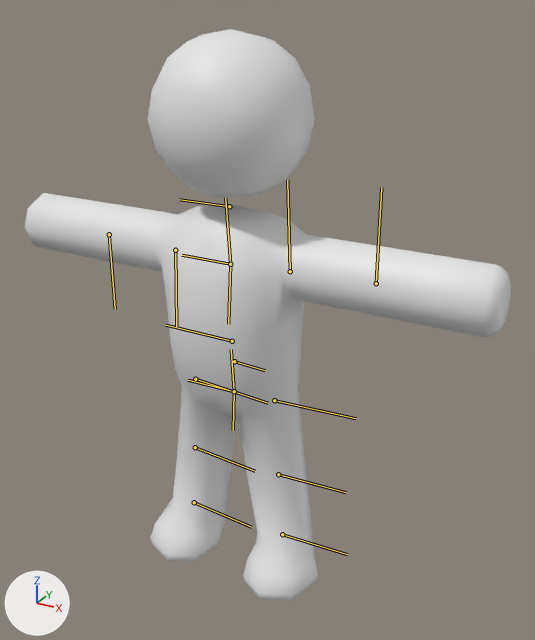
The FBX model Assets/Models/Civilian/Civilian.FBX: old version first, new version second.
The view is the same before and after, from a 50 mm lens placed at (0.0278, -0.045, 0.0462), pointed at (0.0018, 0.0022, 0.0226). Lighting does not change. The marker at lower left points along +X, +Y and +Z. The bones that bend it are drawn over the model as lines.

In view in the first picture: 'Civilian'.
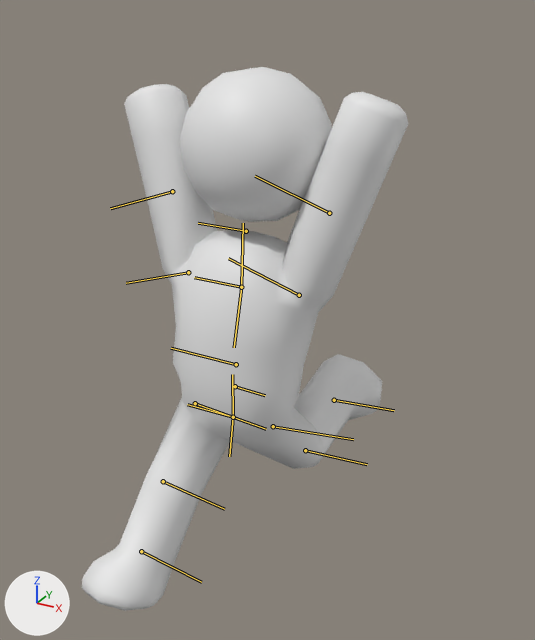
The newer file adds an action. The first version stands in its rest pose; the second is drawn at frame 2 of the action 'run'.

Location of each change, [x1, y1, x2, y2] in pixels of the pictures (535 x 640 px):
'Civilian', posed (33% narrower)
    before: [25, 29, 511, 601]
    after: [82, 67, 408, 611]
bone 'Civilian_pelvis', root to tip
    before: (234, 361) to (265, 370)
    after: (235, 386) to (265, 395)
bone 'Civilian_UpperlegL', root to tip
    before: (274, 400) to (356, 418)
    after: (273, 426) to (353, 439)
bone 'Civilian_LowerlegL', root to tip
    before: (278, 474) to (346, 492)
    after: (305, 450) to (367, 464)
bone 'Civilian_FootL', root to tip
    before: (282, 534) to (347, 554)
    after: (334, 400) to (394, 410)
bone 'Civilian_UpperlegR', root to tip
    before: (195, 379) to (268, 403)
    after: (195, 403) to (266, 429)
bone 'Civilian_LowerlegR', root to tip
    before: (195, 447) to (255, 471)
    after: (163, 481) to (224, 509)
bone 'Civilian_FootR', root to tip
    before: (194, 502) to (251, 527)
    after: (141, 551) to (201, 582)
bone 'Civilian_Spine1', root to tip
    before: (234, 391) to (188, 380)
    after: (233, 417) to (187, 404)
bone 'Civilian_Neck', root to tip
    before: (230, 264) to (182, 255)
    after: (241, 287) to (194, 277)
bone 'Civilian_UpperarmL', root to tip
    before: (290, 271) to (287, 180)
    after: (299, 295) to (228, 258)
bone 'Civilian_UpperarmR', root to tip
    before: (175, 250) to (176, 326)
    after: (188, 272) to (126, 283)

The change, as a diff of the scene's bpy script:
```diff
--- a/Assets/Models/Civilian/Civilian.FBX.py
+++ b/Assets/Models/Civilian/Civilian.FBX.py
@@ bone_civilian_pelvis @@
 bone_civilian_pelvis = bpy.data.objects['Armature'].pose.bones['Civilian_pelvis']
-bone_civilian_pelvis.location = (0.0, 0.0, 0.0)
-bone_civilian_pelvis.rotation_quaternion = (1.0, 0.0, 0.0, 0.0)  # degrees (0, 0, 0)
+bone_civilian_pelvis.location = (0.088, 0.003, 0.0)
+bone_civilian_pelvis.rotation_quaternion = (0.999, 0.002, -0.048, 0.0)  # degrees (0, -5, 0)
@@ bone_civilian_upperlegl @@
 bone_civilian_upperlegl = bpy.data.objects['Armature'].pose.bones['Civilian_UpperlegL']  # child of 'Civilian_ThighL'
-bone_civilian_upperlegl.rotation_quaternion = (1.0, 0.0, 0.0, 0.0)  # degrees (0, 0, 0)
+bone_civilian_upperlegl.rotation_quaternion = (0.907, -0.012, 0.421, 0.034)  # degrees (1, 50, 5)
@@ bone_civilian_lowerlegl @@
 bone_civilian_lowerlegl = bpy.data.objects['Armature'].pose.bones['Civilian_LowerlegL']  # child of 'Civilian_UpperlegL'
-bone_civilian_lowerlegl.rotation_quaternion = (1.0, 0.0, 0.0, 0.0)  # degrees (0, 0, 0)
+bone_civilian_lowerlegl.rotation_quaternion = (0.828, 0.005, 0.558, 0.046)  # degrees (9, 68, 12)
@@ bone_civilian_footl @@
 bone_civilian_footl = bpy.data.objects['Armature'].pose.bones['Civilian_FootL']  # child of 'Civilian_LowerlegL'
-bone_civilian_footl.rotation_quaternion = (1.0, 0.0, 0.0, 0.0)  # degrees (0, 0, 0)
+bone_civilian_footl.rotation_quaternion = (1.0, -0.002, -0.028, 0.0)  # degrees (0, -3, 0)
@@ bone_civilian_upperlegr @@
 bone_civilian_upperlegr = bpy.data.objects['Armature'].pose.bones['Civilian_UpperlegR']  # child of 'Civilian_ThighR'
-bone_civilian_upperlegr.rotation_quaternion = (1.0, 0.0, 0.0, 0.0)  # degrees (0, 0, 0)
+bone_civilian_upperlegr.rotation_quaternion = (0.951, 0.006, -0.308, 0.0)  # degrees (1, -36, 0)
@@ bone_civilian_lowerlegr @@
 bone_civilian_lowerlegr = bpy.data.objects['Armature'].pose.bones['Civilian_LowerlegR']  # child of 'Civilian_UpperlegR'
-bone_civilian_lowerlegr.rotation_quaternion = (1.0, 0.0, 0.0, 0.0)  # degrees (0, 0, 0)
+bone_civilian_lowerlegr.rotation_quaternion = (0.994, -0.003, 0.109, -0.006)  # degrees (0, 12, -1)
@@ bone_civilian_footr @@
 bone_civilian_footr = bpy.data.objects['Armature'].pose.bones['Civilian_FootR']  # child of 'Civilian_LowerlegR'
-bone_civilian_footr.rotation_quaternion = (1.0, 0.0, 0.0, 0.0)  # degrees (0, 0, 0)
+bone_civilian_footr.rotation_quaternion = (1.0, 0.002, -0.028, 0.0)  # degrees (0, -3, 0)
@@ bone_civilian_spine1 @@
 bone_civilian_spine1 = bpy.data.objects['Armature'].pose.bones['Civilian_Spine1']  # child of 'Civilian_pelvis'
-bone_civilian_spine1.rotation_quaternion = (1.0, 0.0, 0.0, 0.0)  # degrees (0, 0, 0)
+bone_civilian_spine1.rotation_quaternion = (0.999, 0.001, 0.036, 0.0)  # degrees (0, 4, 0)
@@ bone_civilian_neck @@
 bone_civilian_neck = bpy.data.objects['Armature'].pose.bones['Civilian_Neck']  # child of 'Civilian_Spine2'
-bone_civilian_neck.rotation_quaternion = (1.0, 0.0, 0.0, 0.0)  # degrees (0, 0, 0)
+bone_civilian_neck.rotation_quaternion = (1.0, 0.0, 0.006, 0.0)  # degrees (0, 1, 0)
@@ bone_civilian_upperarml @@
 bone_civilian_upperarml = bpy.data.objects['Armature'].pose.bones['Civilian_UpperarmL']  # child of 'Civilian_ClavL'
-bone_civilian_upperarml.rotation_quaternion = (1.0, 0.0, 0.0, 0.0)  # degrees (0, 0, 0)
+bone_civilian_upperarml.rotation_quaternion = (0.808, 0.0, 0.0, 0.589)  # degrees (0, 0, 72)
@@ bone_civilian_upperarmr @@
 bone_civilian_upperarmr = bpy.data.objects['Armature'].pose.bones['Civilian_UpperarmR']  # child of 'Civilian_ClavR'
-bone_civilian_upperarmr.rotation_quaternion = (1.0, 0.0, 0.0, 0.0)  # degrees (0, 0, 0)
+bone_civilian_upperarmr.rotation_quaternion = (0.817, 0.0, 0.0, -0.576)  # degrees (0, 0, -70)
```
